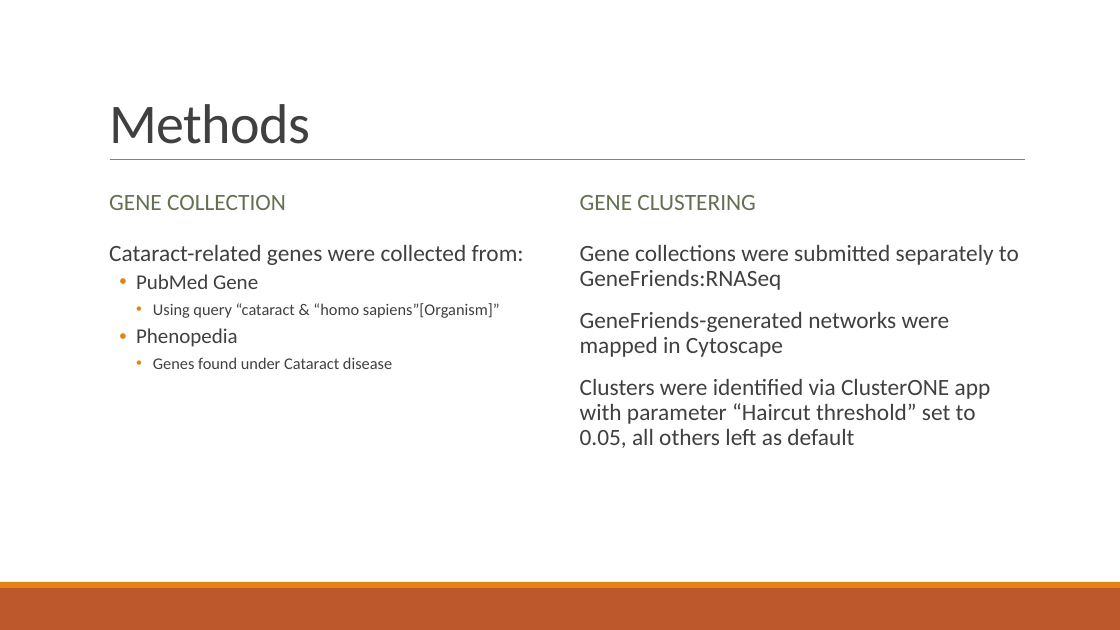
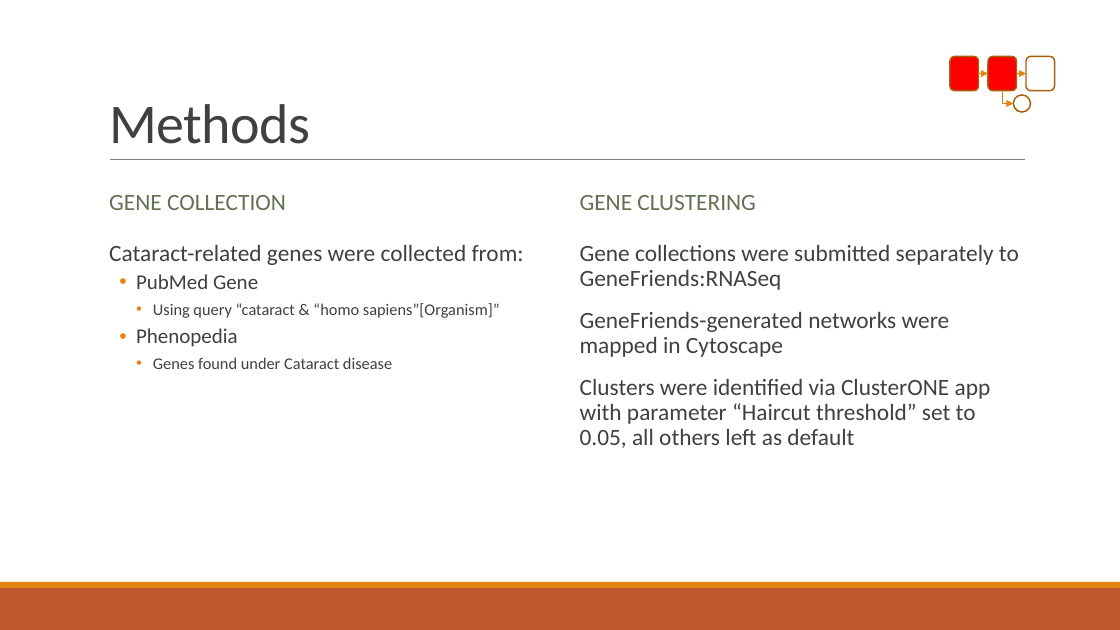
Before and after one commit to dyaom/REHS-2019, a slide deck: slide 8 of Cataract.pptx. Drawn at 1120x630 pixels with LibreOffice and Linux fonts; fonts in the diff are those of the drawing. Boxes give left, top, right and bottom in pixels: in the first picture for what was removed or moved away, otherwise in the second. Text is boxed around its words. In the diff, an @@ line names an element or a change of style, - is before the commit and + after.

```diff
--- a/Cataract.pptx
+++ b/Cataract.pptx
@@ group added at [950, 56, 1054, 112]: 3 rounded rectangles, 2 arrows, 1 ellipse, 1 elbow arrow @@
```
Also in this commit, not shown: 6 other slides changed, 3 slides added, 1 slide removed, 2 other files.
